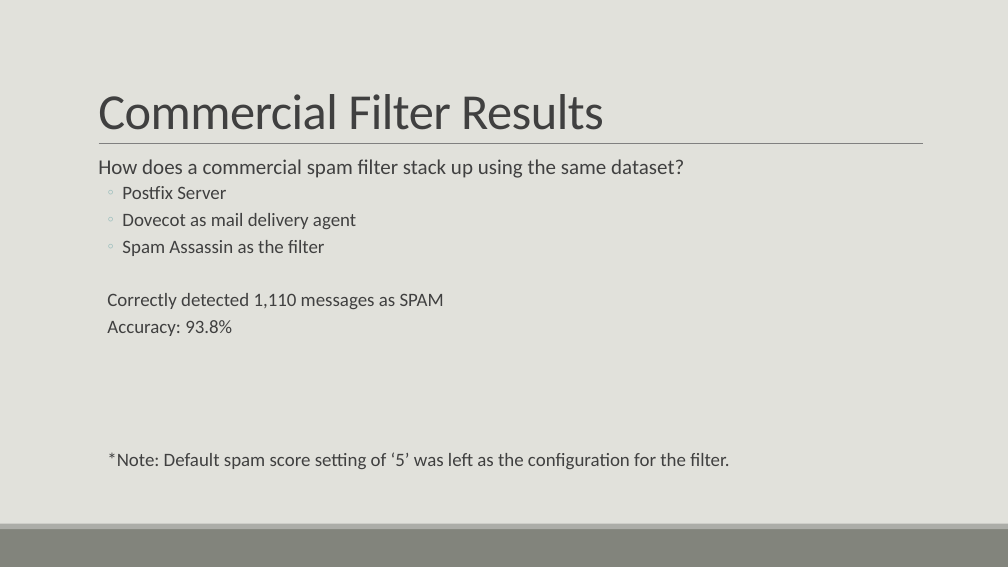
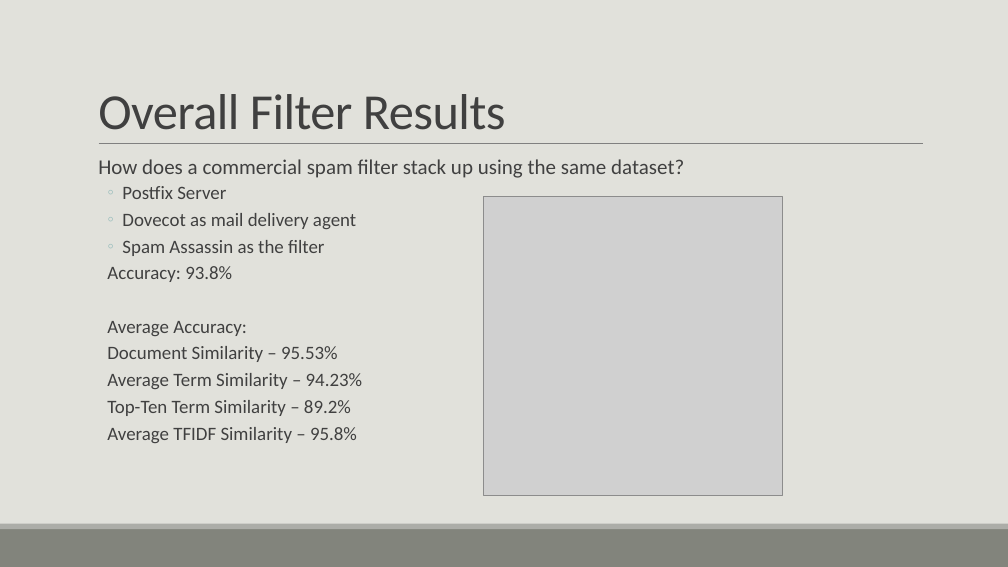
Before and after one commit to bmtober/ec4747-alt, a slide deck: slide 34 of presentation/EC4747Presentation.pptx (slide 31 before the commit). Drawn at 1008x567 pixels with LibreOffice and Linux fonts; fonts in the diff are those of the drawing; grey boxes stand for pictures. Boxes give left, top, right and bottom in pixels: in the first picture for what was removed or moved away, otherwise in the second. Text is boxed around its words. In the diff, an @@ line names an element or a change of style, - is before the commit and + after.

```diff
--- a/presentation/EC4747Presentation.pptx
+++ b/presentation/EC4747Presentation.pptx
@@ title at [98, 94, 506, 130]: text changed @@
-Commercial Filter Results
+Overall Filter Results
@@ picture added at [483, 197, 782, 495] @@
@@ text at [107, 293, 444, 309]: paragraph removed @@
-  Correctly detected 1,110 messages as SPAM
@@ text at [107, 321, 363, 443]: text changed @@
-  *Note: Default spam score setting of ‘5’ was left as the configuration for the filter.
+  Average Accuracy:
+  Document Similarity – 95.53%
+  Average Term Similarity – 94.23%
+  Top-Ten Term Similarity – 89.2%
+  Average TFIDF Similarity – 95.8%
```
Also in this commit, not shown: 11 other slides changed, 5 slides added, 3 slides removed, 1 other file.
